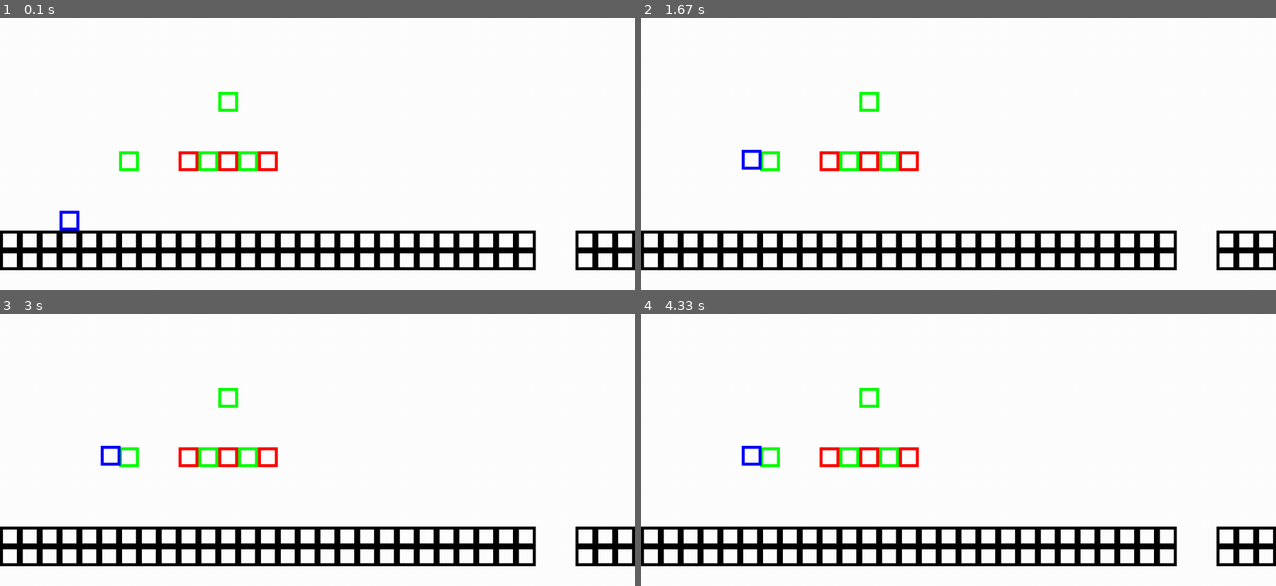
Above: before the commit, frames 1-4 (two rows, left to right).
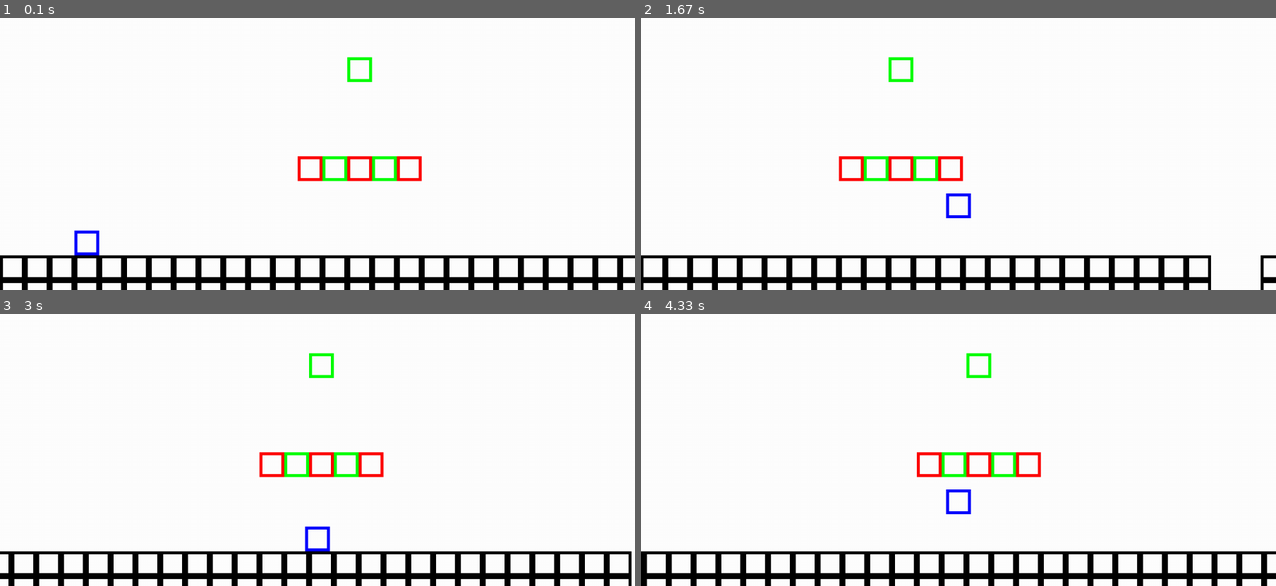
Above: after the commit, the same moments.

Repository: Thickney/PyGameSMB
Game: pygame game, started from SMB.py
Same seed, same stepped clock (60 frames per second), same inputs: the game is played once before the commit and once after it. The source is Python 2; it was converted automatically to run under Python 3.
Inputs:
- Up to frame 1 (0.1 s): no input
- Up to frame 2 (1.67 s): tap Space at 0.33, 0.73, 1.03, 1.23, 1.53 s; hold Shift 0.67-1.13 s; hold D 0.67-1.13 s; hold D 1.17-1.63 s
- Up to frame 3 (3 s): hold D 1.67-2.13 s; tap Space at 1.73, 2.03, 2.23, 2.53, 2.8 s; hold A 2.17-2.7 s; hold A from 2.73 s (still down)
- Up to frame 4 (4.33 s): tap Space at 3.1, 3.23, 3.53, 3.9, 4.2 s; release A at 3.13 s; hold D 3.17-3.8 s; hold A 3.83-4.3 s

The runs differ from the first frame. In frame 1, 14% of the frame differs, in the area x 0-100%, y 14-100%; in frame 2, 14%; in frame 3, 15%; in frame 4, 15%.

Commit message:
Camera working, rescaled game world, bug fixes

Diff:
--- a/1-1.txt
+++ b/1-1.txt
@@ -3,13 +3,11 @@
 
 
 
+              q
 
 
 
-					      q
-
-
-				  q 	bqbqb
+            bqbqb
 
 						    ppp
    m   						    ppp
--- a/SMB.py
+++ b/SMB.py
@@ -20,19 +20,20 @@
 class Camera:
     def __init__ (self):
         self.getValues()
+        self.x = 0
+        self.y = 0
+        self.w = screenSize[0]
+        self.h = screenSize[1]
 
     def update (self):
         self.getValues()
 
     def getValues (self):
+
         if level.getMario().x < screenSize[0]/2:
             self.x = 0
         else:
-            self.x = screenSize[0]/2 - tileWidth/2
-
-        self.y = 0
-        self.width = screenSize[0]
-        self.height = screenSize[1]
+            self.x = level.getMario().x - screenSize[0]/2 + tileWidth/2
 
 # Entity
 class Entity:
@@ -260,17 +261,29 @@
     def execute (self, entity, deltaTime):
         # Check in-air movement.
         key = pygame.key.get_pressed()
-
+        speed = entity.speed
+        jumpGravity = gravity
+
+        if key[K_LSHIFT]:
+            speed *= 2
+            jumpGravity *= 0.9
         if key[K_a]:
             entity.direction = "left"
-            self.dx = -(entity.speed)
+            self.dx = -speed
         if key[K_d]:
             entity.direction = "right"
-            self.dx = entity.speed
+            self.dx = speed
+
+        rect = Rect(entity.x, entity.y - 10, entity.w, entity.h)
+        for tile in level.map:
+            if not isinstance(tile, Mario) and rect.colliderect(tile.rect):
+                entity.translate(0, entity.y - tile.y + entity.h)
+                entity.changeState("fall")
+                return
 
         # Update upward velocity.
         entity.dy += entity.velocity
-        entity.velocity += gravity
+        entity.velocity += jumpGravity
 
         # Start falling back down.
         if entity.velocity >= 0:
@@ -292,25 +305,23 @@
     def execute (self, entity, deltaTime):
         # Check in-air movement.
         key = pygame.key.get_pressed()
-
+        speed = entity.speed
+
+        if key[K_LSHIFT]:
+            speed *= 2
         if key[K_a]:
             entity.direction = "left"
-            self.dx = -(entity.speed)
+            self.dx = -speed
         if key[K_d]:
             entity.direction = "right"
-            self.dx = entity.speed
-
-        # Check if any collisions.
-        if (entity.hasCollision):
-            for obj in entity.collidingObjects:
-                if isinstance(obj, GroundBlock) or isinstance(obj, BrickBlock):
-                    entity.changeState("idle")
-                    # Place entity on top of obj.
-                    entity.translate(0, obj.y - entity.y - entity.h)
-
-            entity.hasCollision = False
-            entity.collidingObjects = []
-            return
+            self.dx = speed
+
+        rect = Rect(entity.x, entity.y + 10, entity.w, entity.h)
+        for tile in level.map:
+            if not isinstance(tile, Mario) and rect.colliderect(tile.rect):
+                entity.changeState("idle")
+                entity.translate(0, tile.y - entity.y - entity.h)
+                return
 
         if entity.dy > maxVelocity:
             entity.dy = maxVelocity
@@ -442,7 +453,7 @@
 
     def draw (self):
         for tile in self.map:
-            pygame.draw.rect(screen, tile.color, [tile.x, tile.y, tile.w, tile.h], 6)
+            pygame.draw.rect(screen, tile.color, [tile.x - camera.x, tile.y - camera.y, tile.w, tile.h], 6)
 
 
 # 1-1
@@ -469,7 +480,7 @@
 screenBGColor = white
 
 # Tiles
-tileWidth = 40
+tileWidth = 50
 blankTile = ' '
 groundTile = 'g'
 marioTile = 'm'
